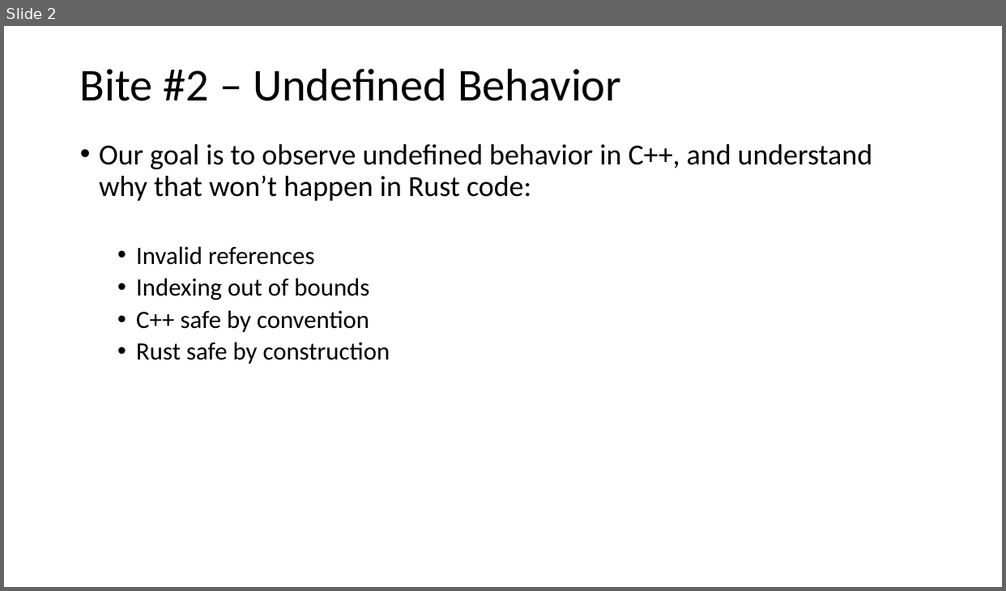
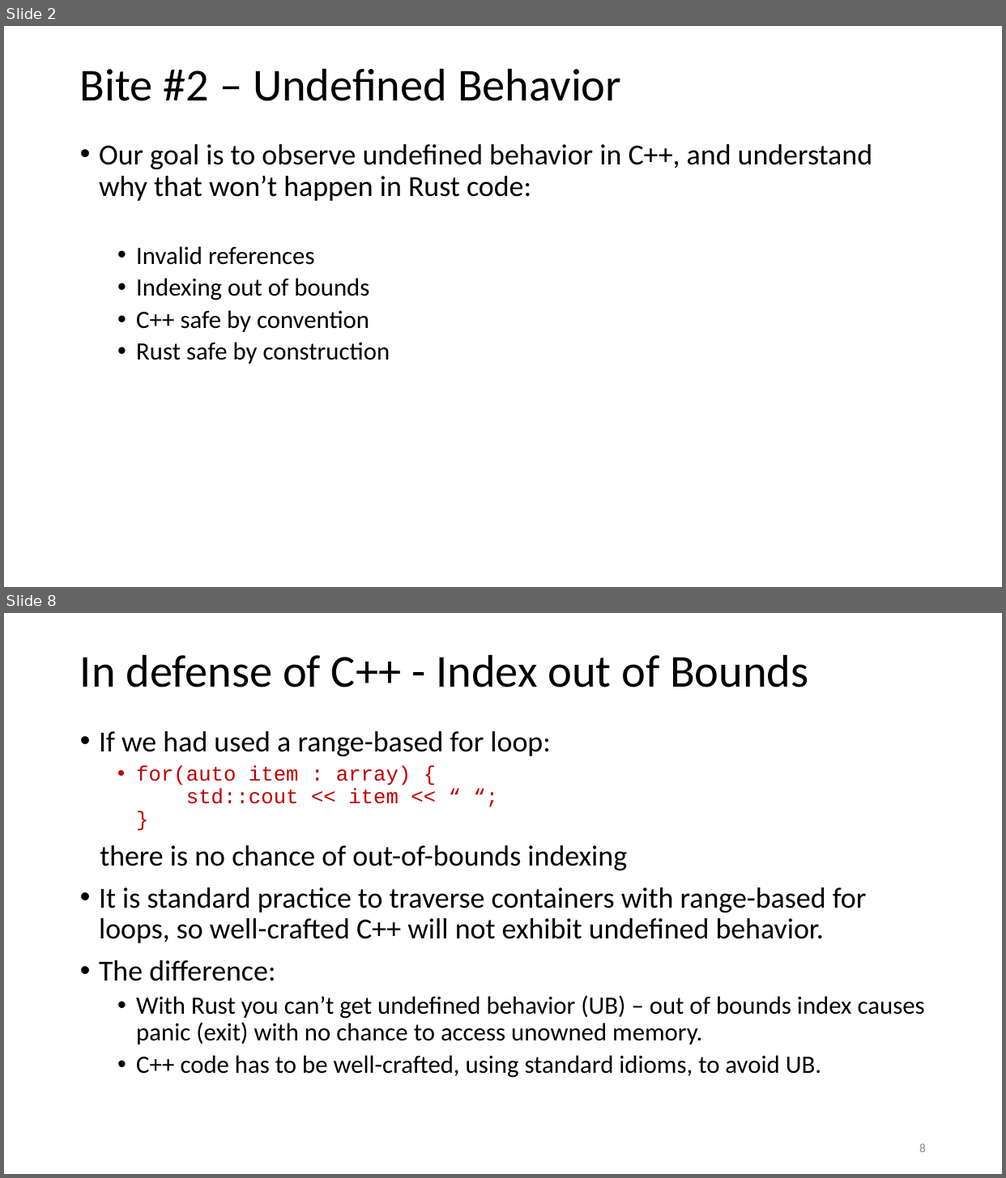
Before and after one commit to JimFawcett/JimFawcett.github.io, a slide deck: Resources/ConsumingRustBite2.pptx. Shown one above the other, each under a label of ours: slide 2 before the commit, slides 2 and 8 after it; the slides between them are not shown. The pictures are 1006x591 and 1006x1178 pixels, drawn with LibreOffice and Linux fonts; fonts in the diff are those of the drawing. Boxes give left, top, right and bottom in pixels: in the first picture for what was removed or moved away, otherwise in the second. Text is boxed around its words. In the diff, an @@ line names an element or a change of style, - is before the commit and + after.

```diff
--- a/Resources/ConsumingRustBite2.pptx
+++ b/Resources/ConsumingRustBite2.pptx
@@ slide 8 added at [4, 613, 1002, 1174], background #FFFFFF @@
@@ title added at [80, 654, 808, 688], 44 pt, text #000000 @@
+In defense of C++ - Index out of Bounds
@@ text added at [99, 731, 925, 1078], 28 pt, text #000000 @@
+• If we had used a range-based for loop:
+  • for(auto item : array) {
+    std::cout << item << “ “;
+    }
+there is no chance of out-of-bounds indexing
+• It is standard practice to traverse containers with range-based for loops, so well-crafted C++ will not exhibit undefined behavior.
+• The difference:
+  • With Rust you can’t get undefined behavior (UB) – out of bounds index causes panic (exit) with no chance to access unowned memory.
+  • C++ code has to be well-crafted, using standard idioms, to avoid UB.
@@ page number added at [919, 1144, 926, 1152], 12 pt, text #8C8C8C @@
+8
```
Also in this commit, not shown: 3 slides changed, 6 other slides added, 5 slides removed, 1 other file.
